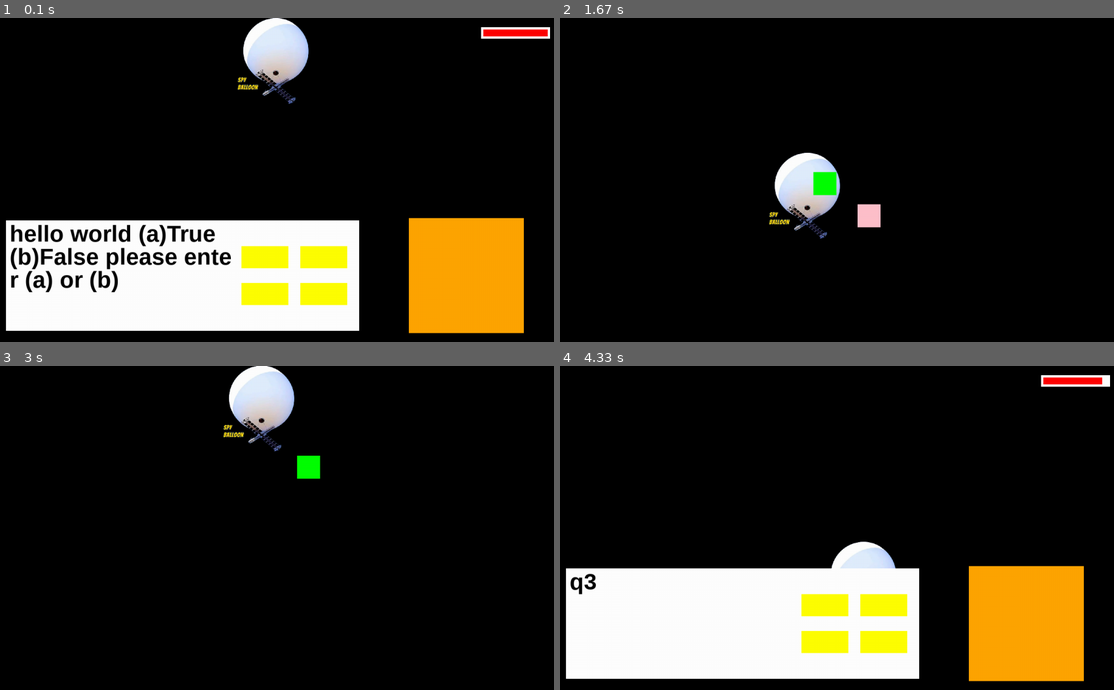
Above: before the commit, frames 1-4 (two rows, left to right).
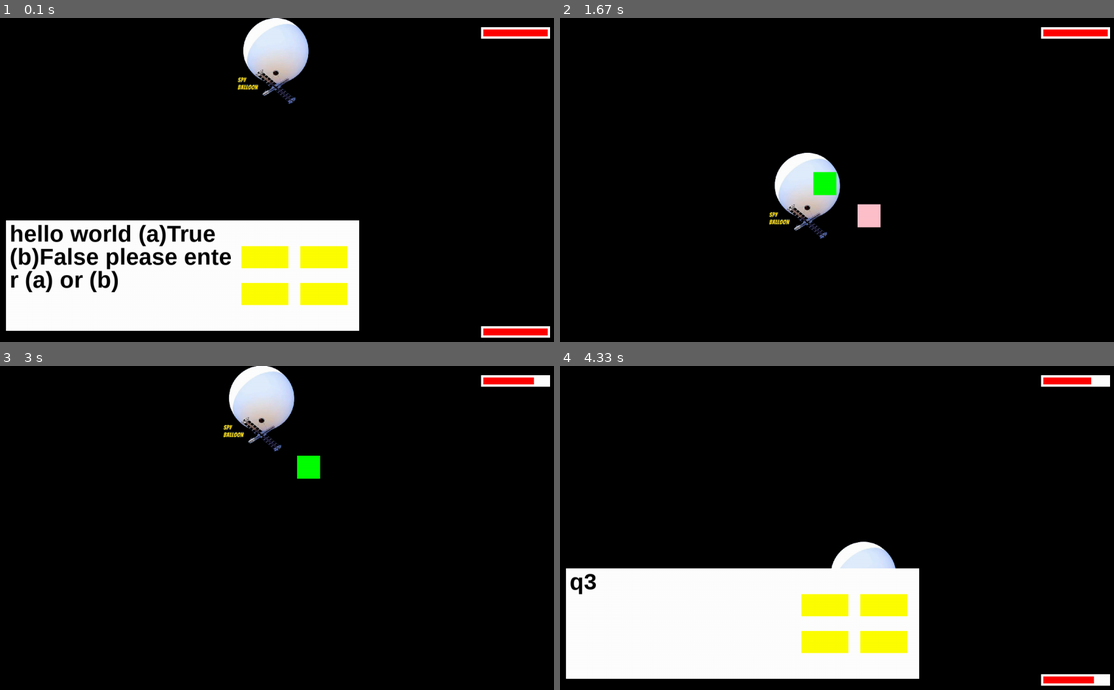
Above: after the commit, the same moments.

Repository: hsiang086/crc-static-exhibition
Game: pygame game, started from main/third_scene.py
The game is run twice, just before and just after one commit, with the same random seed, the same clock (stepped at 60 frames per second) and the same inputs.
Inputs (mouse positions are in pixels of both pictures, inside the frame that each line leads up to):
- Up to frame 1 (0.1 s): no input
- Up to frame 2 (1.67 s): click (881, 257) at 0.38 s; tap Space at 0.67 s; click (825, 257) at 1.05 s
- Up to frame 3 (3 s): click (265, 605) at 1.88 s; hold Up 2.17-2.63 s; move the mouse to (382, 434) at 2.2 s; hold Right from 2.67 s (still down)
- Up to frame 4 (4.33 s): release Right at 3.13 s; hold Left 3.17-3.7 s; tap Space at 3.73 s

The runs differ from the first frame. In frame 1, 7.7% of the frame differs, in the area x 73-100%, y 61-99%; in frame 2, 0.5%; in frame 3, 0.5%; in frame 4, 7.8%, in the area x 73-100%, y 3-99%.

Commit message:
Update third_scene.py

Diff:
--- a/main/third_scene.py
+++ b/main/third_scene.py
@@ -14,8 +14,9 @@
     global shooting
     global questions
     global question_scene
-    global question_background, player
+    global question_background
     global balloon
+    global playerblood
 
     global shooting_scene
     global aim
@@ -23,7 +24,8 @@
 
     global text_size
     global font
-    global decrease_bool
+    global balloon_decrease_bool
+    global player_decrease_bool
     global bullet_bool
 
     global q
@@ -45,24 +47,26 @@
     shooting = False
     bullet_bool = False
 
-
     with open('data/questions.yml', 'r') as file:
         questions = yaml.load(file, Loader=yaml.CLoader)
     question_scene = pygame.sprite.Group()
     question_background = QuestionBackground()
-    player = Player()
+    #player = Player()
     balloon = Balloon()
-    decrease_bool = False
-    ballonblood = BalloonBlood()
-    blooddecrease = BloodDecrease()
+    balloon_decrease_bool = False
+    player_decrease_bool = False
+    balloonblood = BalloonBlood()
+    balloonblooddecrease = BalloonBloodDecrease()
+    playerblood = PlayerBlood()
+    playerblooddecrease = PlayerBloodDecrease()
 
     q = 0
-    question_scene.add(balloon, question_background, player, ballonblood, blooddecrease, [AnswerButton(i, ans) for i, ans in enumerate(questions['answers'])])
+    question_scene.add(balloon, question_background, balloonblood, balloonblooddecrease, playerblood, playerblooddecrease, [AnswerButton(i, ans) for i, ans in enumerate(questions['answers'])])
+
     shooting_scene = pygame.sprite.Group()
     aim = Aim()
     bullet = Bullet()
-
-    # bullet = Bullet()
+    shooting_scene.add(balloon, aim, balloonblood, balloonblooddecrease)
     shooting_scene.add(balloon, aim, bullet)
 
 
@@ -92,8 +96,8 @@
                 self.is_flying = False
                 balloon.change = not balloon.change
                 balloon.size = 'small'
-                global decrease_bool
-                decrease_bool = True
+                global balloon_decrease_bool
+                balloon_decrease_bool = True
                 global shooting
                 shooting = False
             if self.rect.centery <= 0:
@@ -101,8 +105,9 @@
                 self.rect.x = WIDTH
                 self.rect.y = HEIGHT + 30
                 self.is_flying = False
-
-
+        else:
+            self.x_move = abs(aim.rect.centerx - self.rect.centerx) / self.aim_bullet_length * self.speed
+            self.y_move = abs(aim.rect.centery - self.rect.centery) / self.aim_bullet_length * self.speed
     # def reset(self):
     #     self.rect.centery = self.y
 
@@ -218,27 +223,24 @@
         #if rotation_bool:
         #    self.rotate_init()
         #    rotation_bool = False
-        global decrease_bool
+        global balloon_decrease_bool
         global bullet_bool
         for event in events:
             if event.type == pygame.KEYDOWN:
                 if event.key == pygame.K_m:
                     self.check = True
                 if event.key == pygame.K_SPACE and not bullet.is_flying: #and self.rect.collidepoint(bullet.rect.center):
-                    #decrease_bool = True
+                    #balloon_decrease_bool = True
                     bullet.is_flying = True
 
-        # if self.bullet_is_flying:
-        #     if self.rect.collidepoint(bullet.rect.center):
-        #         bullet.rect.x = WIDTH
-        #         bullet.rect.y = HEIGHT + 30
-        #         shooting_scene.remove(bullet)
-        #         self.bullet_is_flying = False
-        #         self.change = not self.change
-        #         decrease_bool = True
-        #         global shooting
-        #         shooting = False
-        #         self.size = 'small'
+        if self.bullet_is_flying:
+            if self.rect.collidepoint(bullet.rect.center):
+                bullet.rect.x = WIDTH
+                bullet.rect.y = HEIGHT + 30
+                shooting_scene.remove(bullet)
+                self.change = not self.change
+                balloon_decrease_bool = True
+                self.size = 'small'
                 #     bullet_bool = True
                 # if self.rect.collidepoint(bullet.rect.center):
                 #     print("balloon",self.rect.center)
@@ -246,7 +248,7 @@
                 #     print("hellllllllllppppppppp!!!!!!!")
                 #     bullet_bool = False
                 #     self.change = not self.change
-                #     decrease_bool = True
+                #     balloon_decrease_bool = True
                 #     global shooting
                 #     shooting = not shooting
         if self.size == 'large' and self.theta == 0 and self.count == 0:
@@ -294,7 +296,7 @@
         self.rect.right = WIDTH - 20
         self.rect.top = 20
 
-class BloodDecrease(pygame.sprite.Sprite):
+class BalloonBloodDecrease(pygame.sprite.Sprite):
     def __init__(self):
         super().__init__()
         self.width = 140
@@ -310,8 +312,8 @@
         self.bf = 0
 
     def update(self):
-        global decrease_bool
-        self.decrease = decrease_bool
+        global balloon_decrease_bool
+        self.decrease = balloon_decrease_bool
         if self.decrease and self.count < self.step:
             self.width -= 30 / self.step
             self.count +=  1
@@ -326,16 +328,53 @@
                 self.image.fill('grey')
         elif self.decrease and self.count == self.step:
             self.count = 0
-            decrease_bool = False
-
-class Player(pygame.sprite.Sprite):
-    def __init__(self):
-        super().__init__()
-        self.image = pygame.Surface((250, 250))
-        self.image.fill('orange')
-        self.rect = self.image.get_rect()
-        self.rect.right = WIDTH * 94 / 100
-        self.rect.centery = y_center + HEIGHT * 5 / 18
+            balloon_decrease_bool = False
+
+
+
+class PlayerBlood(pygame.sprite.Sprite):
+    def __init__(self):
+        super().__init__()
+        self.image = pygame.Surface((150,25))
+        self.image.fill('white')
+        self.rect = self.image.get_rect()
+        self.rect.right = WIDTH - 20
+        self.rect.top = HEIGHT - 50
+
+class PlayerBloodDecrease(pygame.sprite.Sprite):
+    def __init__(self):
+        super().__init__()
+        self.width = 140
+        self.image = pygame.Surface((self.width,15))
+        self.image.fill('red')
+        self.decrease = False
+        self.rect = self.image.get_rect()
+        self.rect.left = WIDTH - 165
+        self.rect.top = HEIGHT - 45
+        self.count = 0
+        self.step = 60
+        self.bloodstep = True
+        self.bf = 0
+
+    def update(self):
+        global player_decrease_bool
+        self.decrease = player_decrease_bool
+        if self.decrease and self.count < self.step:
+            self.width -= 30 / self.step
+            self.count +=  1
+            if self.bf % 5 == 0:
+                self.bloodstep = not self.bloodstep
+            if self.bloodstep:
+                self.bf += 1
+                self.image = pygame.Surface((self.width,15))
+                self.image.fill('red')
+            else:
+                self.image = pygame.Surface((self.width,15))
+                self.image.fill('grey')
+        elif self.decrease and self.count == self.step:
+            self.count = 0
+            player_decrease_bool = False
+
 
 class QuestionBackground(pygame.sprite.Sprite):
     def __init__(self):
@@ -371,7 +410,8 @@
                 if questions['answer'][0] == self.num:
                     self.correct()
                 else:
-                    print('N')
+                    global player_decrease_bool
+                    player_decrease_bool = True
 
 class Question():
     def __init__(self, question_index: int, amount_per_line: int):
@@ -390,6 +430,7 @@
 init()
 
 while True:
+    print(balloon.theta, balloon.count)
     clock.tick(FPS)
     events = pygame.event.get()
     for event in events:
